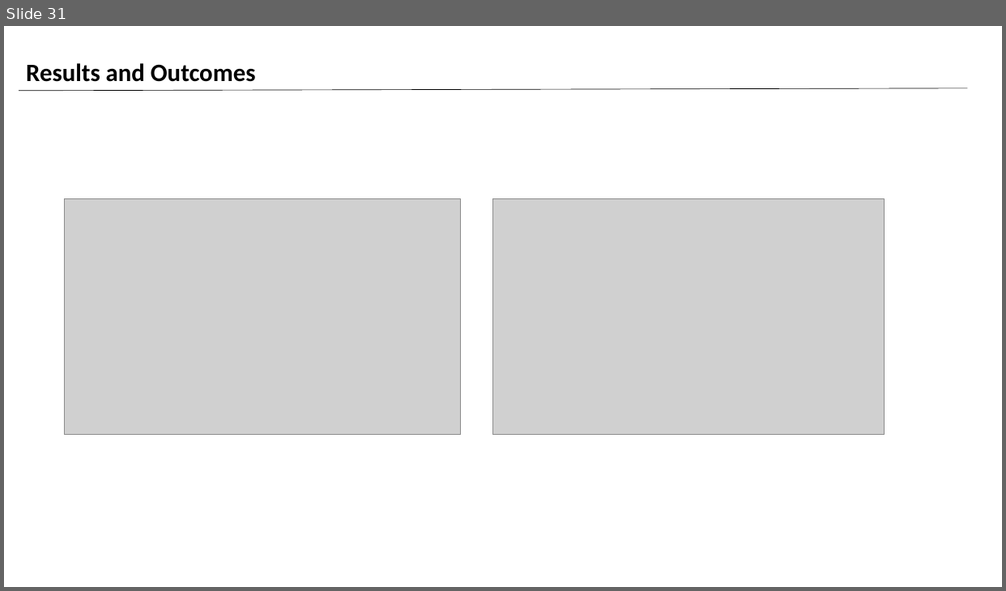
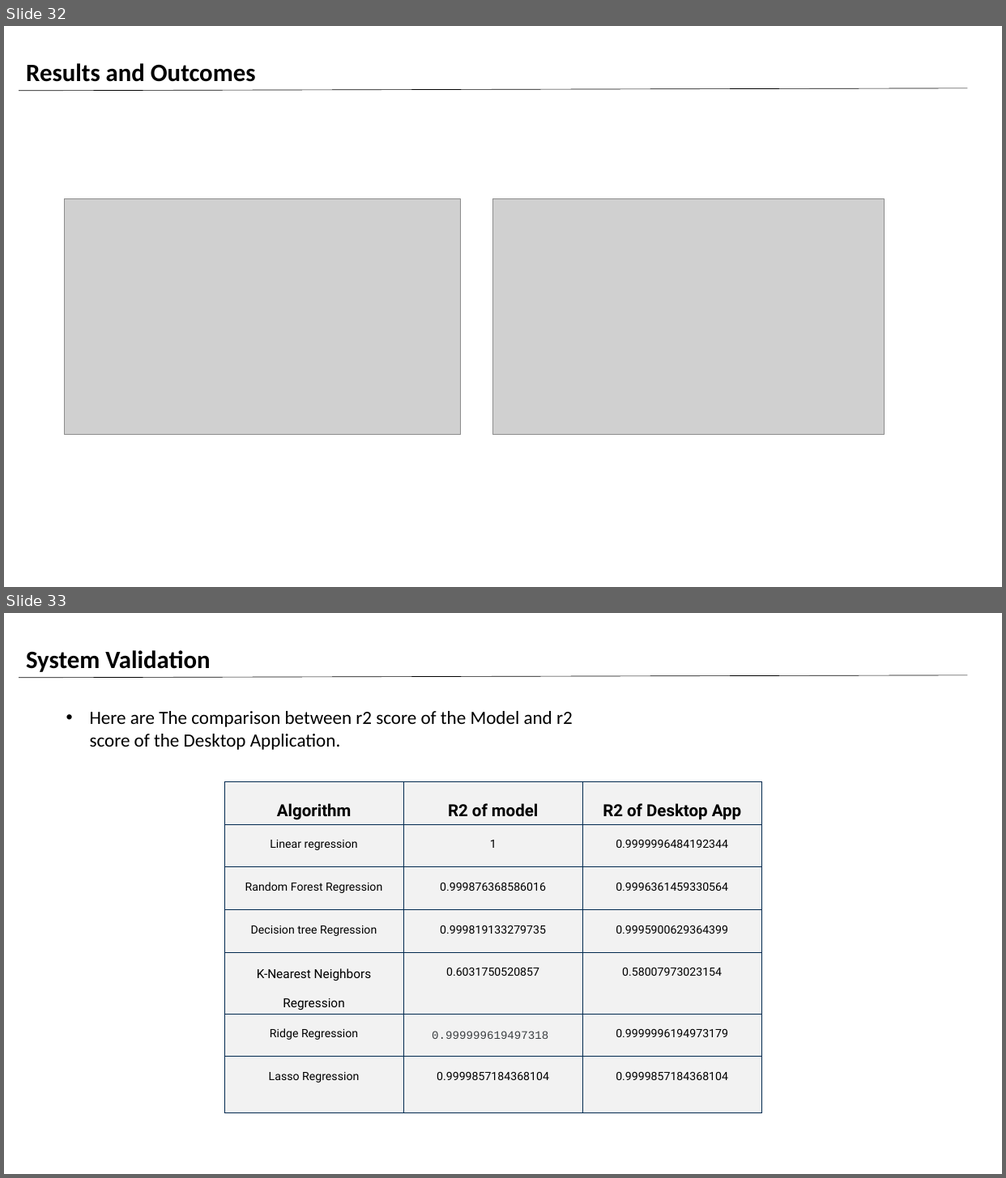
Before and after one commit to Omar0Khaled152001/Sea-Level-Prediction-Sytstem, a slide deck: Sea Level Rise PP.pptx. Shown one above the other, each under a label of ours: slide 31 before the commit, slides 32 and 33 after it. The pictures are 1006x591 and 1006x1178 pixels, drawn with LibreOffice and Linux fonts; fonts in the diff are those of the drawing; grey boxes stand for pictures; background and template pictures are left out. Boxes give left, top, right and bottom in pixels: in the first picture for what was removed or moved away, otherwise in the second. Text is boxed around its words. In the diff, an @@ line names an element or a change of style, - is before the commit and + after.

```diff
--- a/Sea Level Rise PP.pptx
+++ b/Sea Level Rise PP.pptx
@@ slide 33 added at (x1=4, y1=613, x2=1002, y2=1174), background picture (left out) @@
@@ text added at (x1=26, y1=650, x2=210, y2=672), 24 pt, text #000000, bold @@
+System Validation
@@ line added from (19, 677) to (967, 675), #000000 0.5 pt @@
@@ text added at (x1=90, y1=711, x2=573, y2=750), 18 pt, text #000000 @@
+• Here are The comparison between r2 score of the Model and r2 score of the Desktop Application.
@@ table added at (x1=225, y1=782, x2=761, y2=1114), 7 rows, 3 columns @@
+Algorithm | R2 of model | R2 of Desktop App
+Linear regression | 1 | 0.9999996484192344
+Random Forest Regression | 0.999876368586016 | 0.9996361459330564
+Decision tree Regression | 0.999819133279735 | 0.9995900629364399
+K-Nearest Neighbors Regression | 0.6031750520857 | 0.58007973023154
+Ridge Regression | 0.999999619497318 | 0.9999996194973179
+Lasso Regression | 0.9999857184368104 | 0.9999857184368104
@@ what was slide 31 is now slide 32 @@
```
Also in this commit, not shown: 12 slides changed, 2 other slides added, 1 slide removed, 1 other file.
